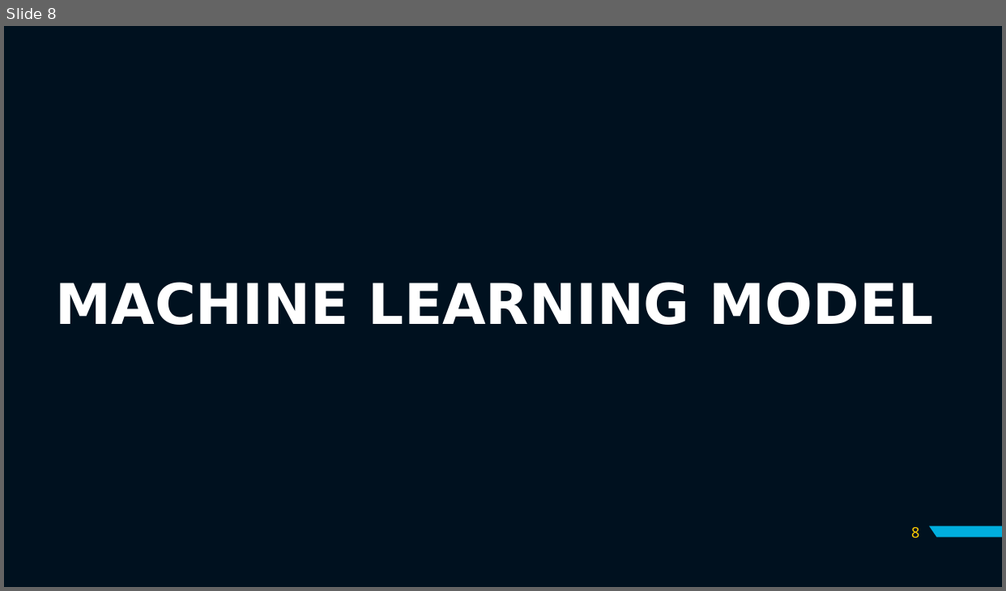
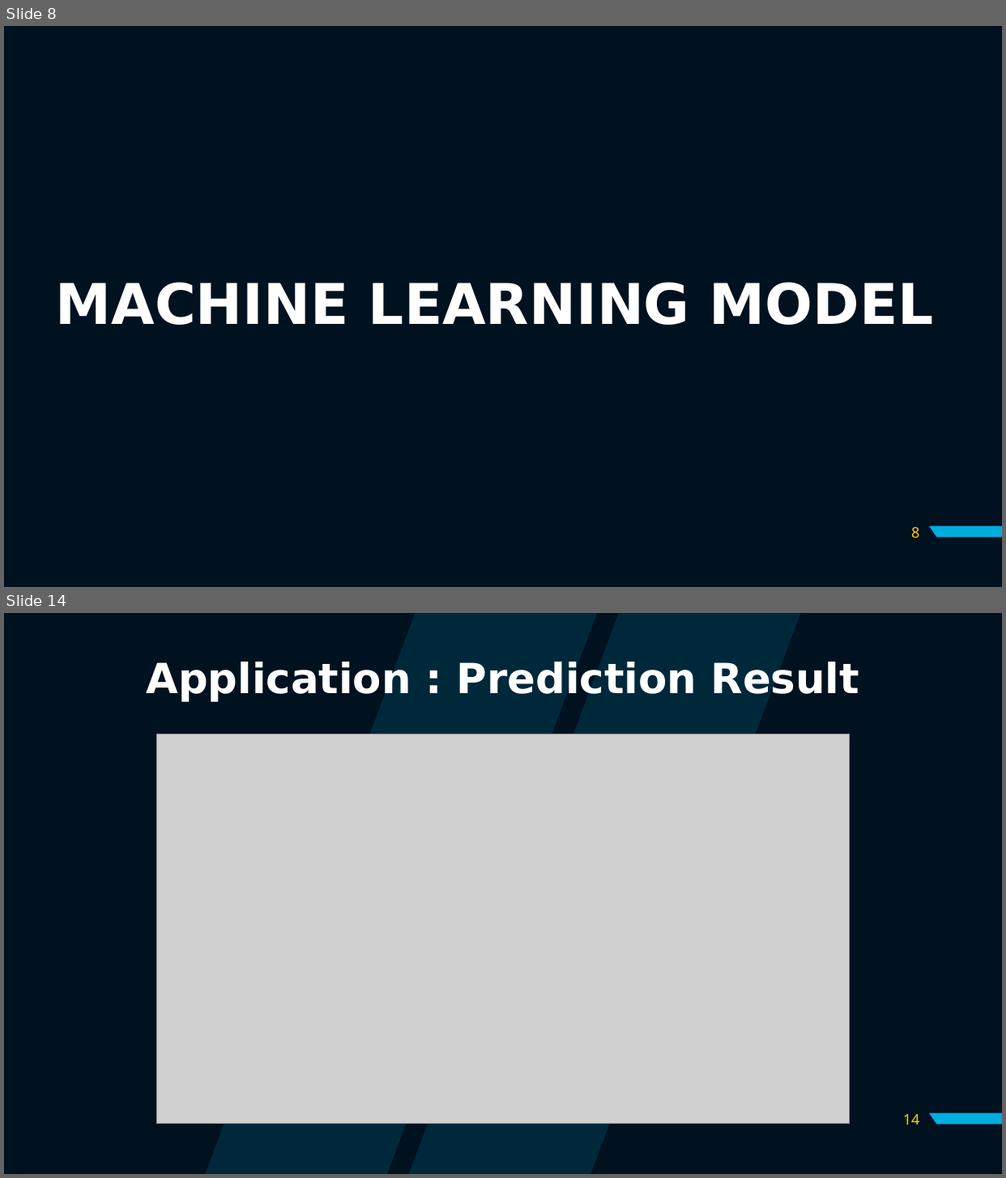
Before and after one commit to x-conx/Purwadhika_Projct_Finale, a slide deck: Credit Card Opening Prediction.pptx. Shown one above the other, each under a label of ours: slide 8 before the commit, slides 8 and 14 after it; the slides between them are not shown. The pictures are 1006x591 and 1006x1178 pixels, drawn with LibreOffice and Linux fonts; fonts in the diff are those of the drawing; grey boxes stand for pictures; background and template pictures are left out. Boxes give left, top, right and bottom in pixels: in the first picture for what was removed or moved away, otherwise in the second. Text is boxed around its words. In the diff, an @@ line names an element or a change of style, - is before the commit and + after.

```diff
--- a/Credit Card Opening Prediction.pptx
+++ b/Credit Card Opening Prediction.pptx
@@ slide 14 added at bbox=[4, 613, 1002, 1174], background #00111F; not listed: 1 template element that a slide beside it also shows @@
@@ freeform shape added at bbox=[204, 613, 800, 1174], fill #00AEDE at 15% opacity @@
@@ title added at bbox=[147, 662, 859, 702], 40 pt, text #FFFFFF, bold @@
+Application : Prediction Result
@@ picture added at bbox=[157, 735, 850, 1124] @@
@@ page number added at bbox=[903, 1114, 920, 1125], 14 pt, text #FFCD00 @@
+14
```
Also in this commit, not shown: 4 slides changed, 6 other slides added, 1 slide removed.
